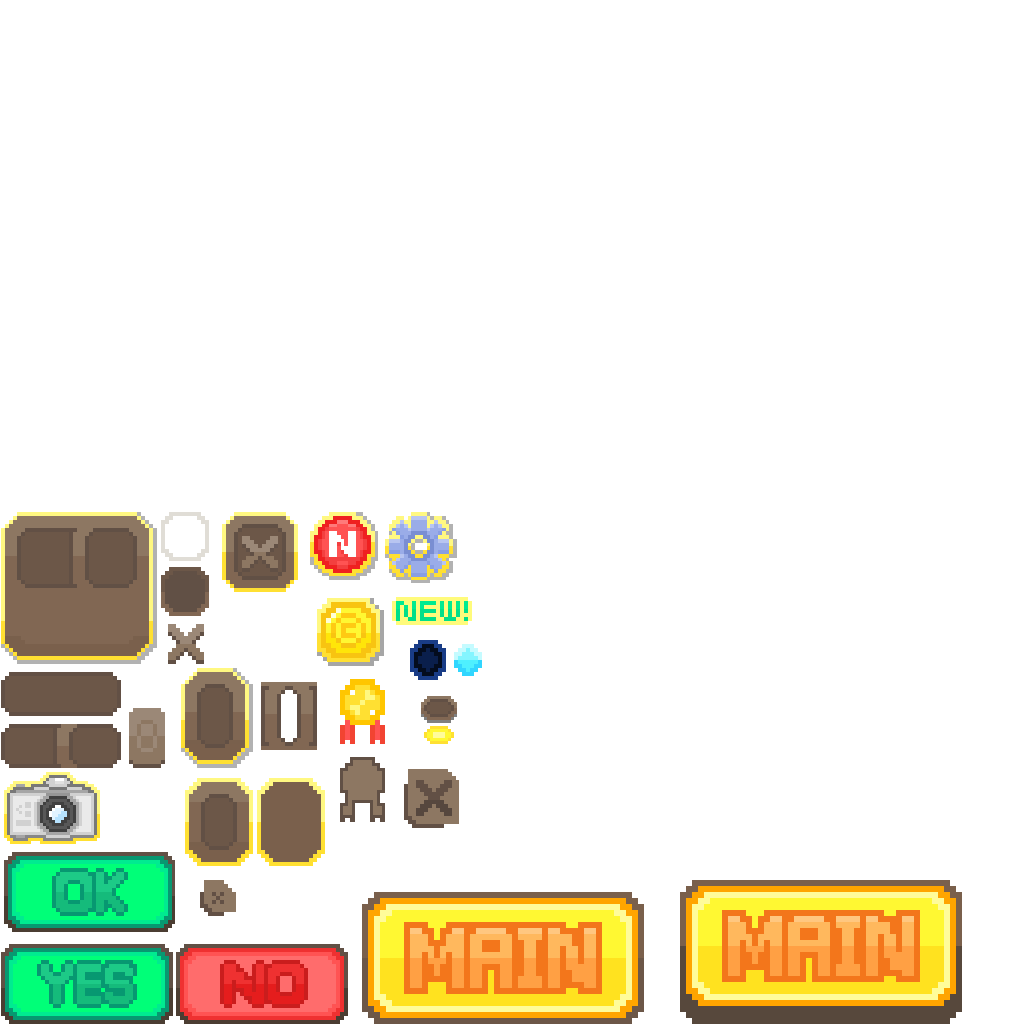
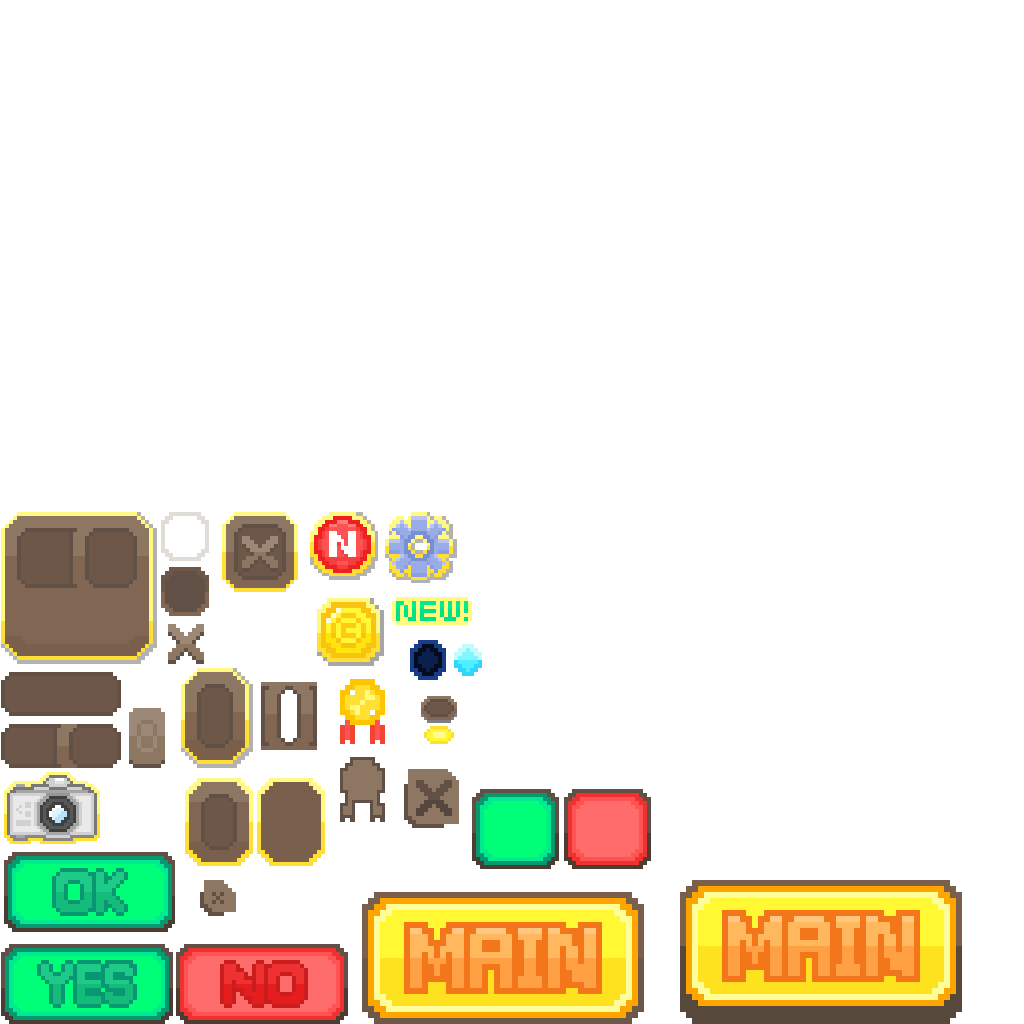
Revision of a layered 1024px x 1024px image; what changed, layer by layer:
added layer "레이어 5 사본" above "레이어 5" over left=472, top=789, right=651, bottom=869
